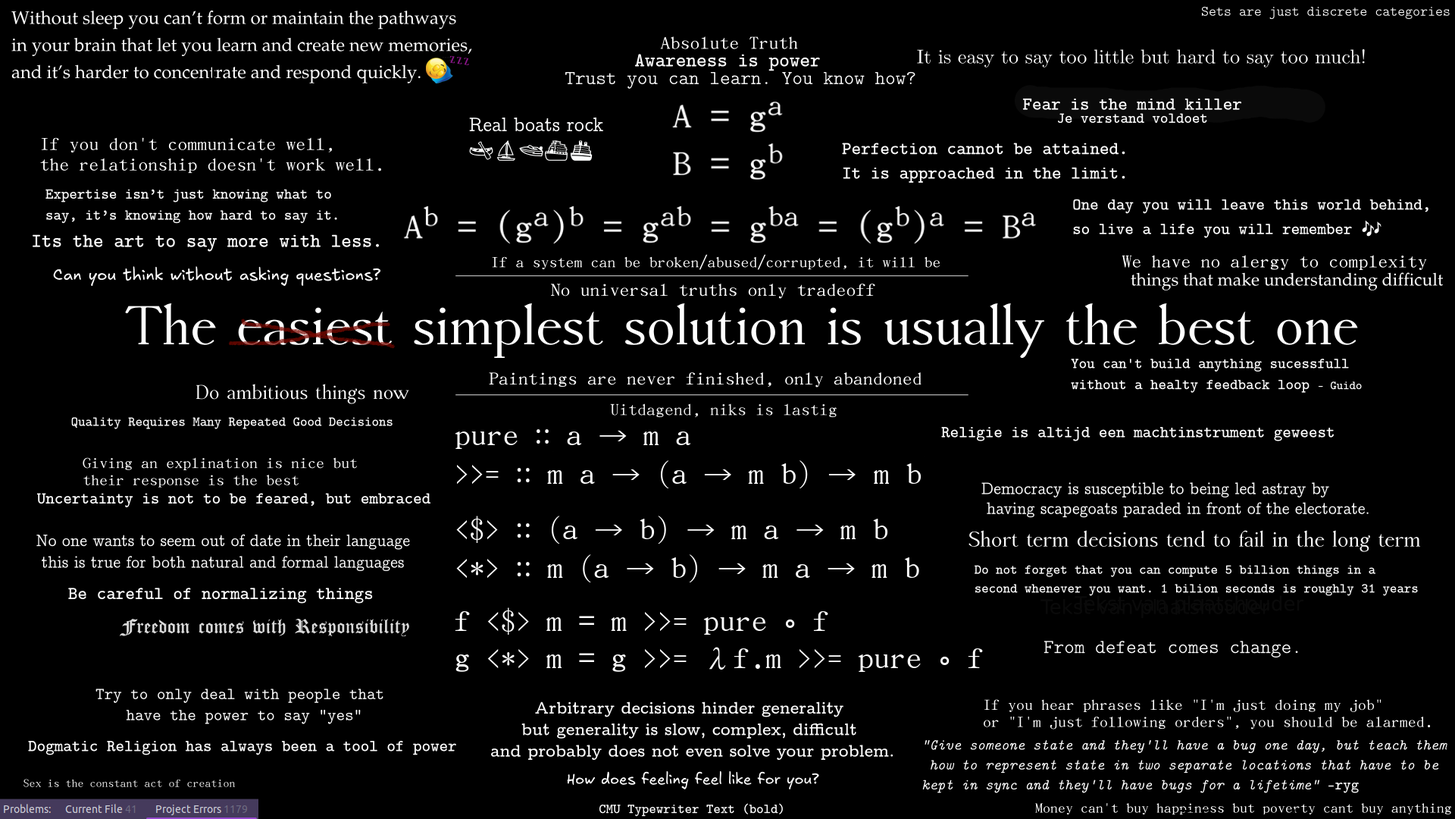
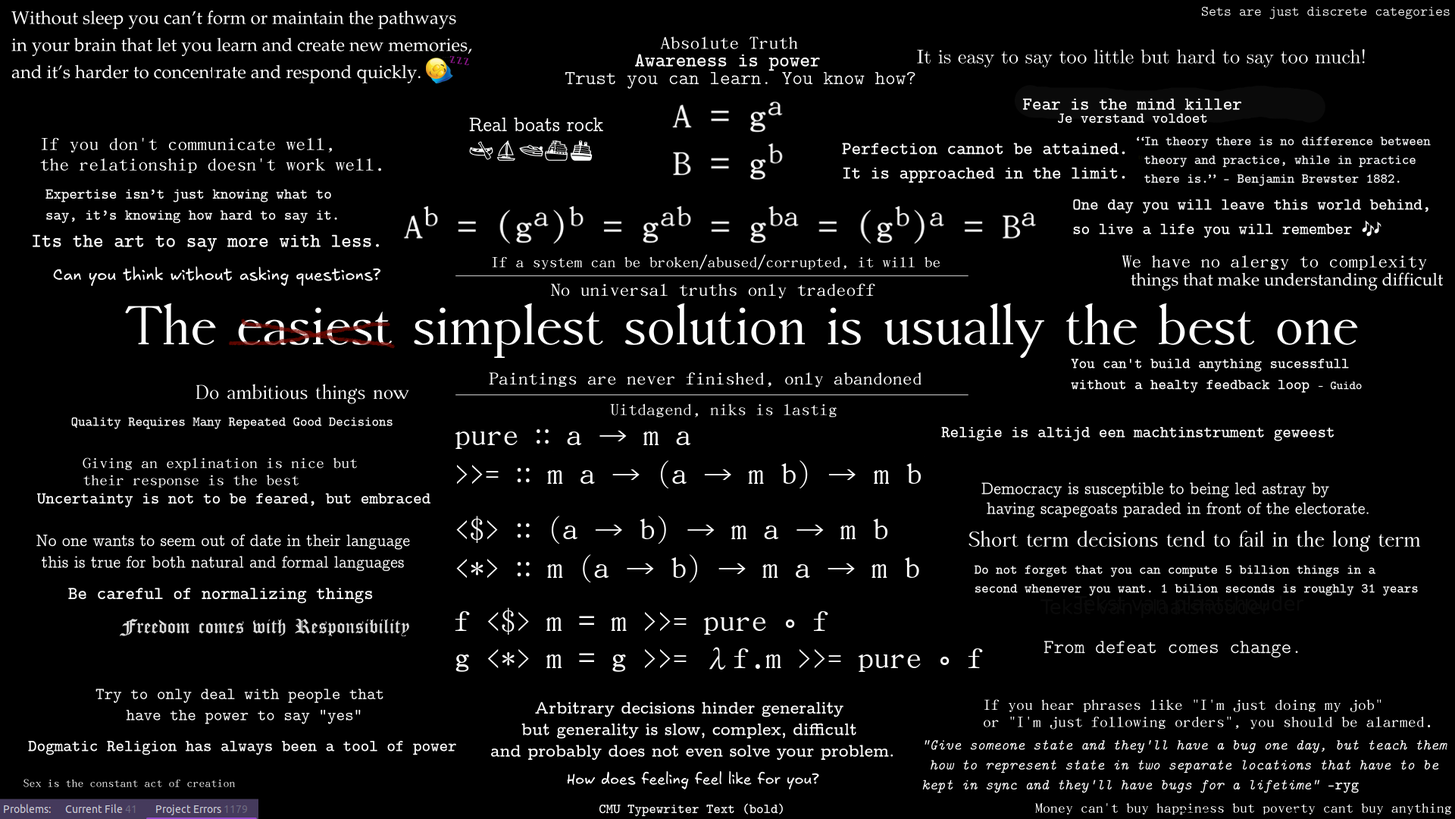
Layered file, before and after one edit (1455 x 819). Changes by layer:
painted on "Tekenlaag 3 (geplakt)" over 1136, 136, 1432, 187
painted on "sleep + arbitrary hinders" over 1136, 136, 1432, 187
painted on "background" over 1136, 136, 1432, 187
